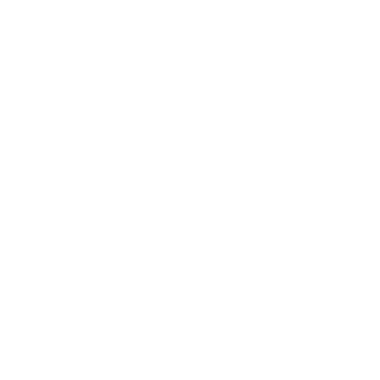
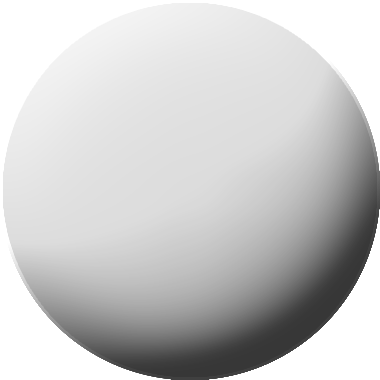
Comparing the layer stacks of the two 380px x 380px images. Changes:
moved "Lag 5" above "Lag 5 kopi 2", painted on it over [3, 3, 380, 380]
hid "Lag 5 kopi 2" over [156, 25, 223, 351]
hid "Lag 5 kopi" over [27, 155, 353, 222]
hid "Lag 3" over [3, 3, 380, 380]
